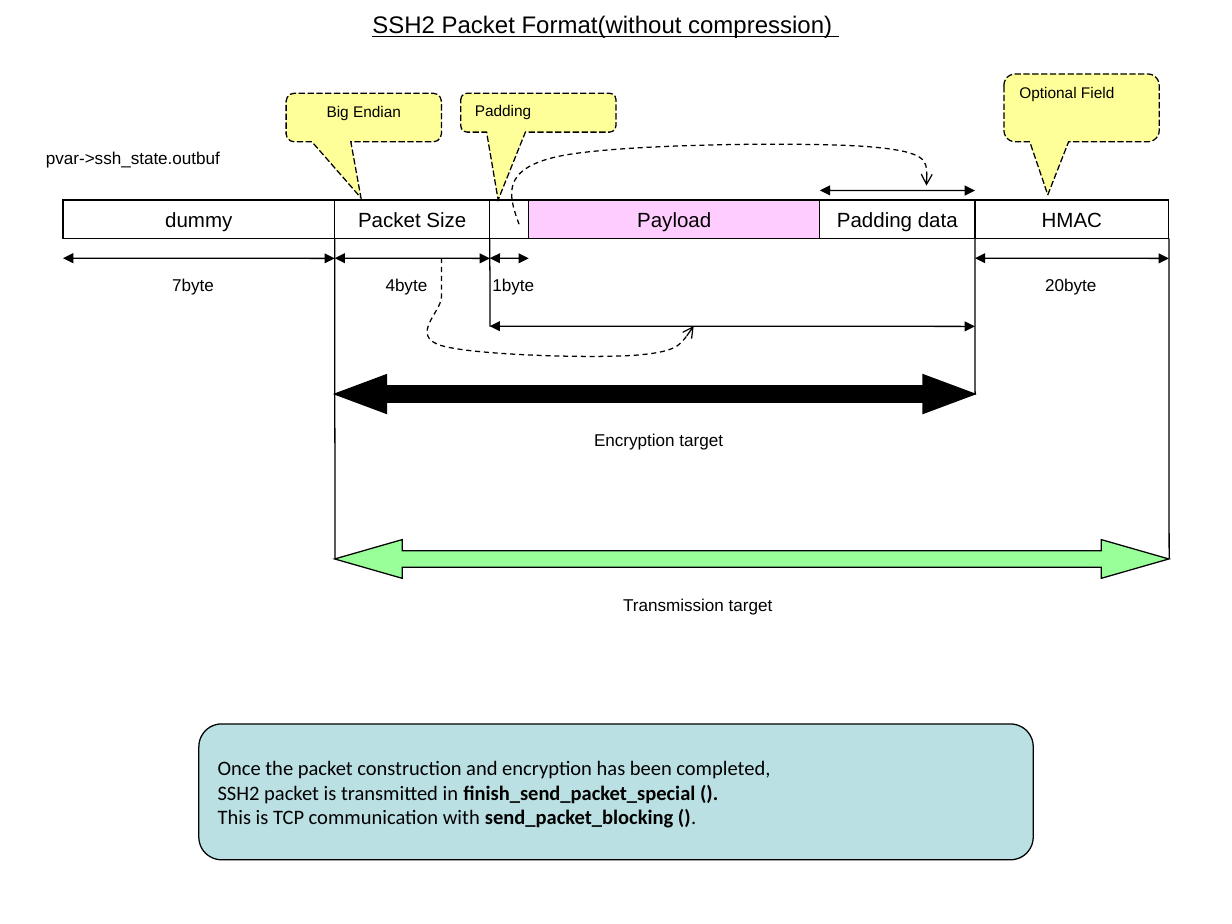
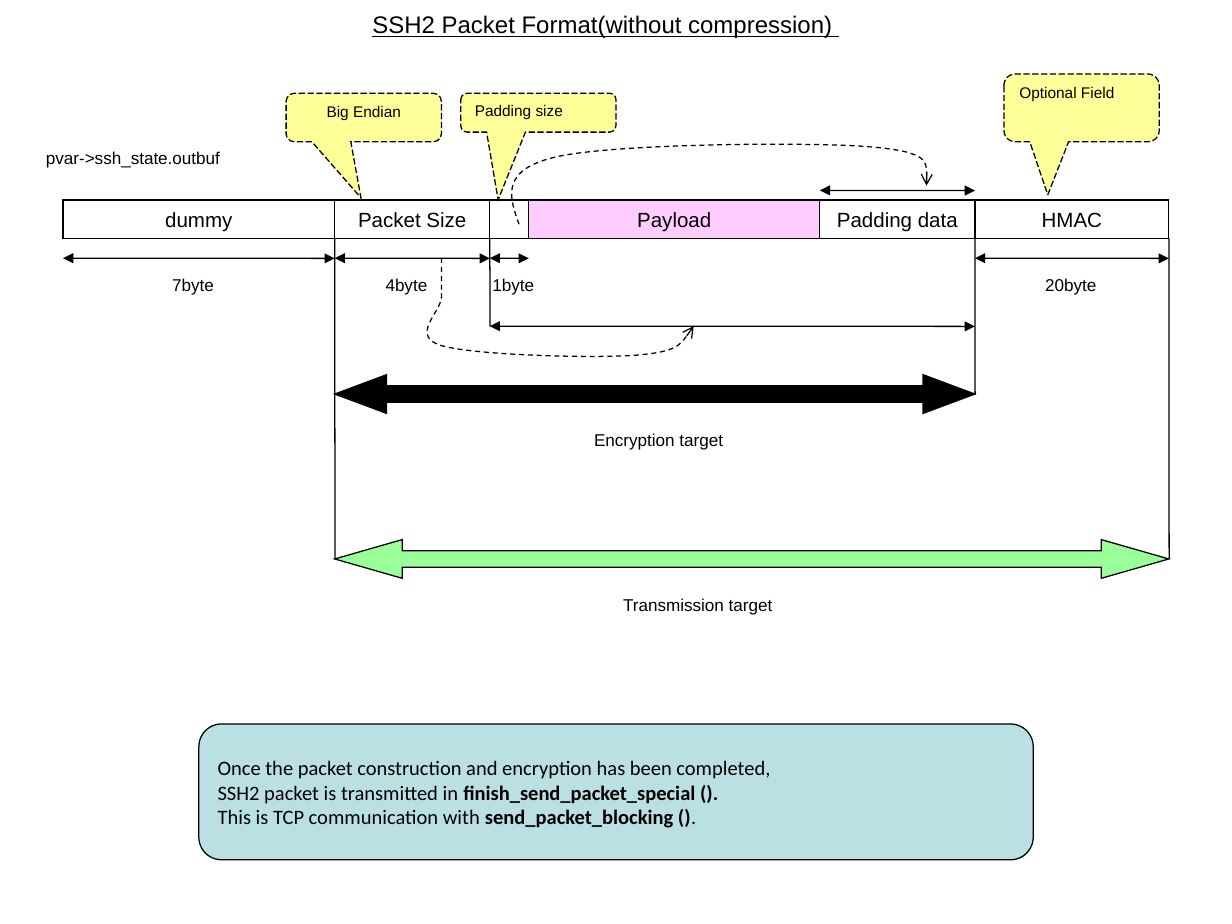
Before and after one commit to m-tmatma/teraterm-mirror-svn2git, a slide deck: slide 1 of doc/en/html/reference/image/ssh_packet_format.ppt. Drawn at 1232x924 pixels with LibreOffice and Linux fonts; fonts in the diff are those of the drawing. Boxes give left, top, right and bottom in pixels: in the first picture for what was removed or moved away, otherwise in the second. Text is boxed around its words. In the diff, an @@ line names an element or a change of style, - is before the commit and + after.

```diff
--- a/doc/en/html/reference/image/ssh_packet_format.ppt
+++ b/doc/en/html/reference/image/ssh_packet_format.ppt
@@ text in rounded speech box at bbox=[475, 104, 563, 120]: text changed @@
-Padding
+Padding size
```
Also in this commit, not shown: 3 other files.
